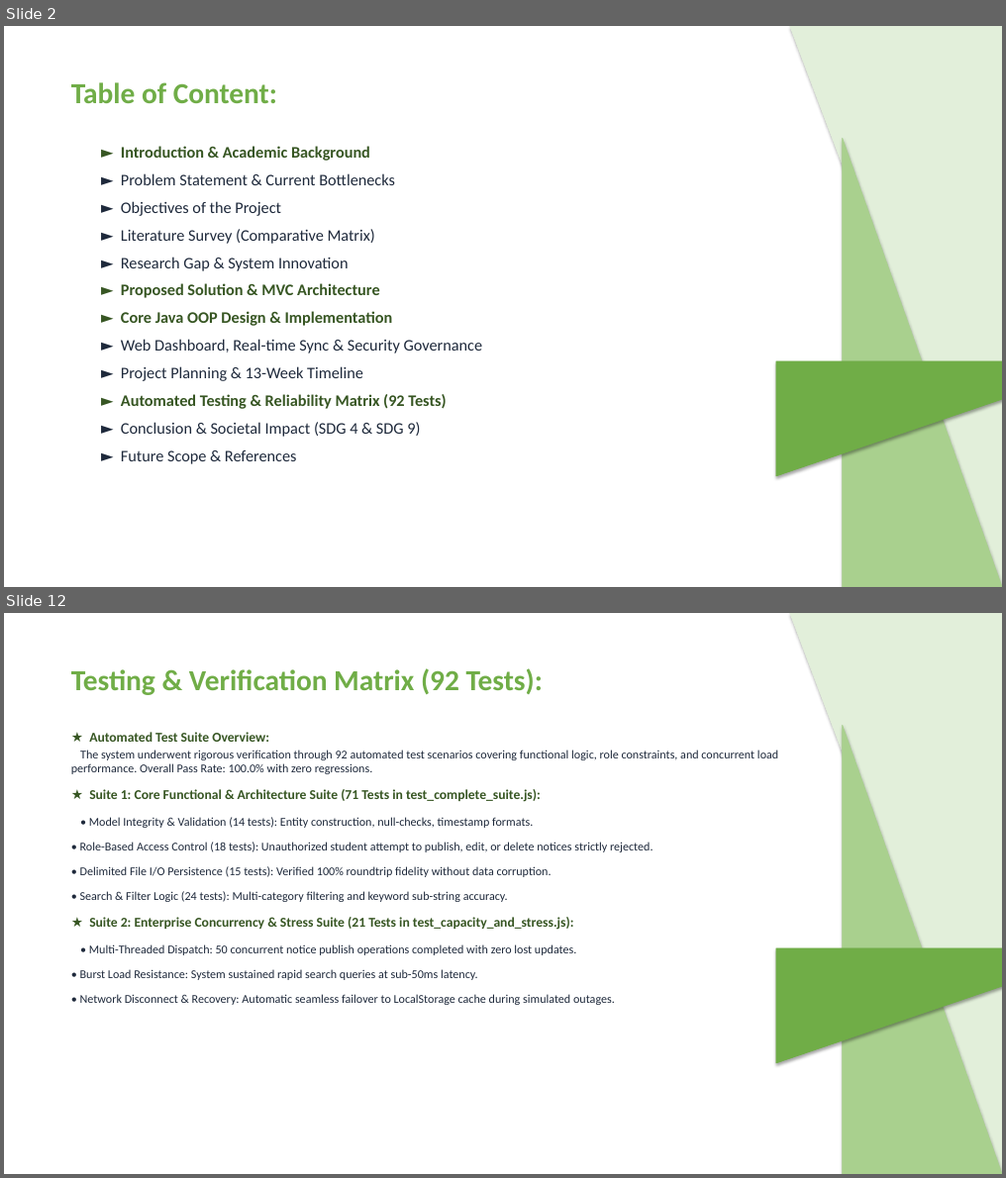
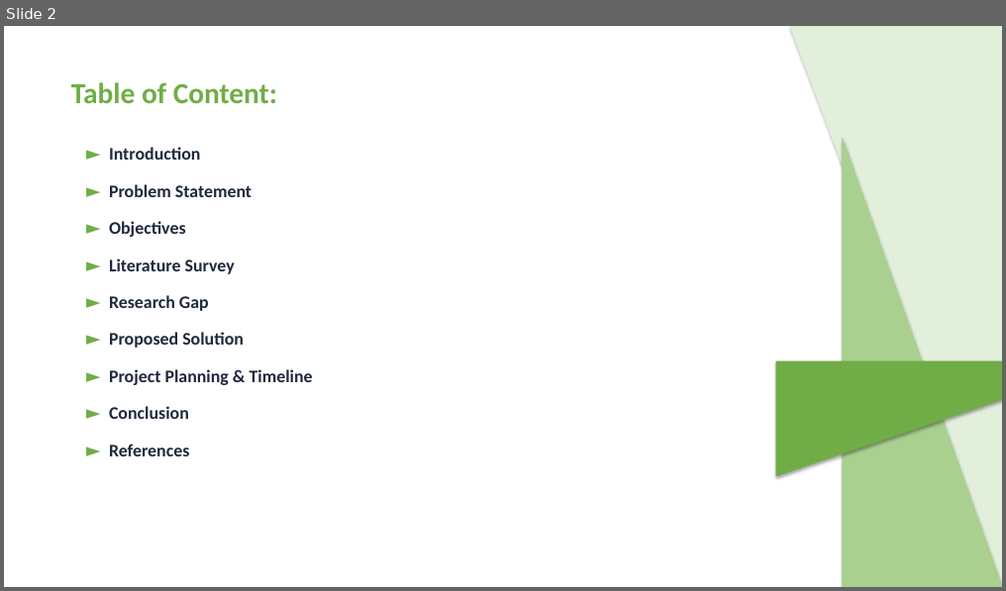
Before and after one commit to ATP0925/CampusNotify-Java-Mini-Project, a slide deck: CampusNotify_Review_Presentation.pptx. Shown one above the other, each under a label of ours: slides 2 and 12 before the commit, slide 2 after it; the slides between them are not shown. The pictures are 1006x1178 and 1006x591 pixels, drawn with LibreOffice and Linux fonts; fonts in the diff are those of the drawing. Boxes give left, top, right and bottom in pixels: in the first picture for what was removed or moved away, otherwise in the second. Text is boxed around its words. In the diff, an @@ line names an element or a change of style, - is before the commit and + after.

Commit message:
docs: align PPT deck strictly to Review 1 agenda (9 topics) and sync report points with sample report

```diff
--- a/CampusNotify_Review_Presentation.pptx
+++ b/CampusNotify_Review_Presentation.pptx
@@ slide 12 removed at [4, 613, 1002, 1174], background #FFFFFF @@
@@ right triangle removed at [790, 613, 1002, 1174] @@
@@ text removed at [71, 668, 543, 695] @@
-Testing & Verification Matrix (92 Tests):
@@ right triangle removed at [843, 725, 1002, 1174] @@
@@ text removed at [71, 732, 778, 1005] @@
-★ Automated Test Suite Overview:
-The system underwent rigorous verification through 92 automated test scenarios covering functional logic, role constraints, and concurrent load performance. Overall Pass Rate: 100.0% with zero regressions.
-★ Suite 1: Core Functional & Architecture Suite (71 Tests in test_complete_suite.js):
-• Model Integrity & Validation (14 tests): Entity construction, null-checks, timestamp formats.
-• Role-Based Access Control (18 tests): Unauthorized student attempt to publish, edit, or delete notices strictly rejected.
-• Delimited File I/O Persistence (15 tests): Verified 100% roundtrip fidelity without data corruption.
-• Search & Filter Logic (24 tests): Multi-category filtering and keyword sub-string accuracy.
-★ Suite 2: Enterprise Concurrency & Stress Suite (21 Tests in test_capacity_and_stress.js):
-• Multi-Threaded Dispatch: 50 concurrent notice publish operations completed with zero lost updates.
-• Burst Load Resistance: System sustained rapid search queries at sub-50ms latency.
-• Network Disconnect & Recovery: Automatic seamless failover to LocalStorage cache during simulated outages.
@@ right triangle removed at [776, 949, 1002, 1063] @@
@@ slide 2 changed as well @@
@@ text at [109, 147, 313, 457]: text changed; size 15.5 to 17 pt; bold on @@
-► Introduction & Academic Background
-► Problem Statement & Current Bottlenecks
-► Objectives of the Project
-► Literature Survey (Comparative Matrix)
-► Research Gap & System Innovation
-► Proposed Solution & MVC Architecture
-► Core Java OOP Design & Implementation
-► Web Dashboard, Real-time Sync & Security Governance
-► Project Planning & 13-Week Timeline
-► Automated Testing & Reliability Matrix (92 Tests)
-► Conclusion & Societal Impact (SDG 4 & SDG 9)
-► Future Scope & References
+► Introduction
+► Problem Statement
+► Objectives
+► Literature Survey
+► Research Gap
+► Proposed Solution
+► Project Planning & Timeline
+► Conclusion
+► References
```
Also in this commit, not shown: 3 other slides changed, 8 slides added, 11 other slides removed, 11 other files.
